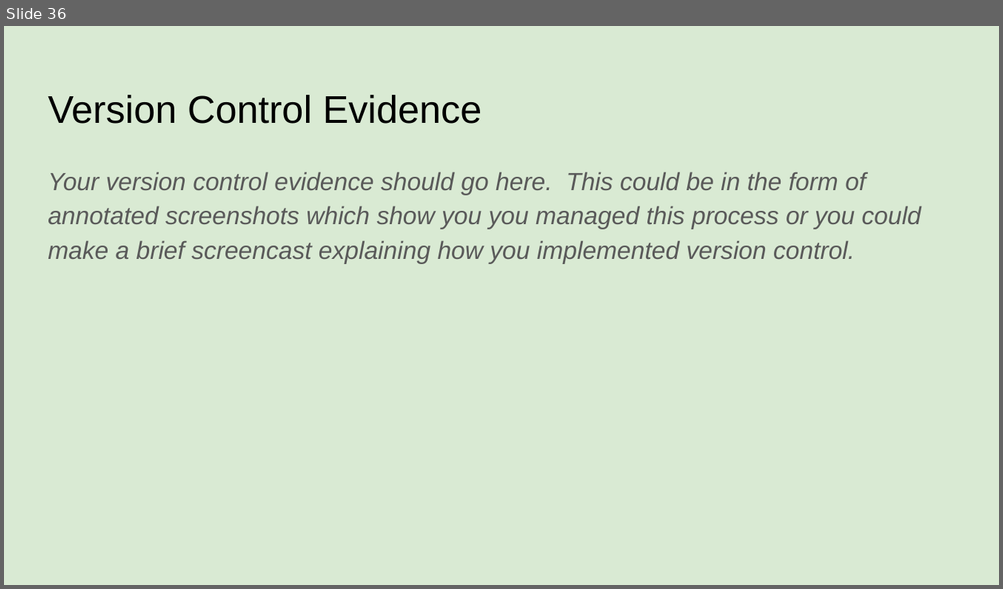
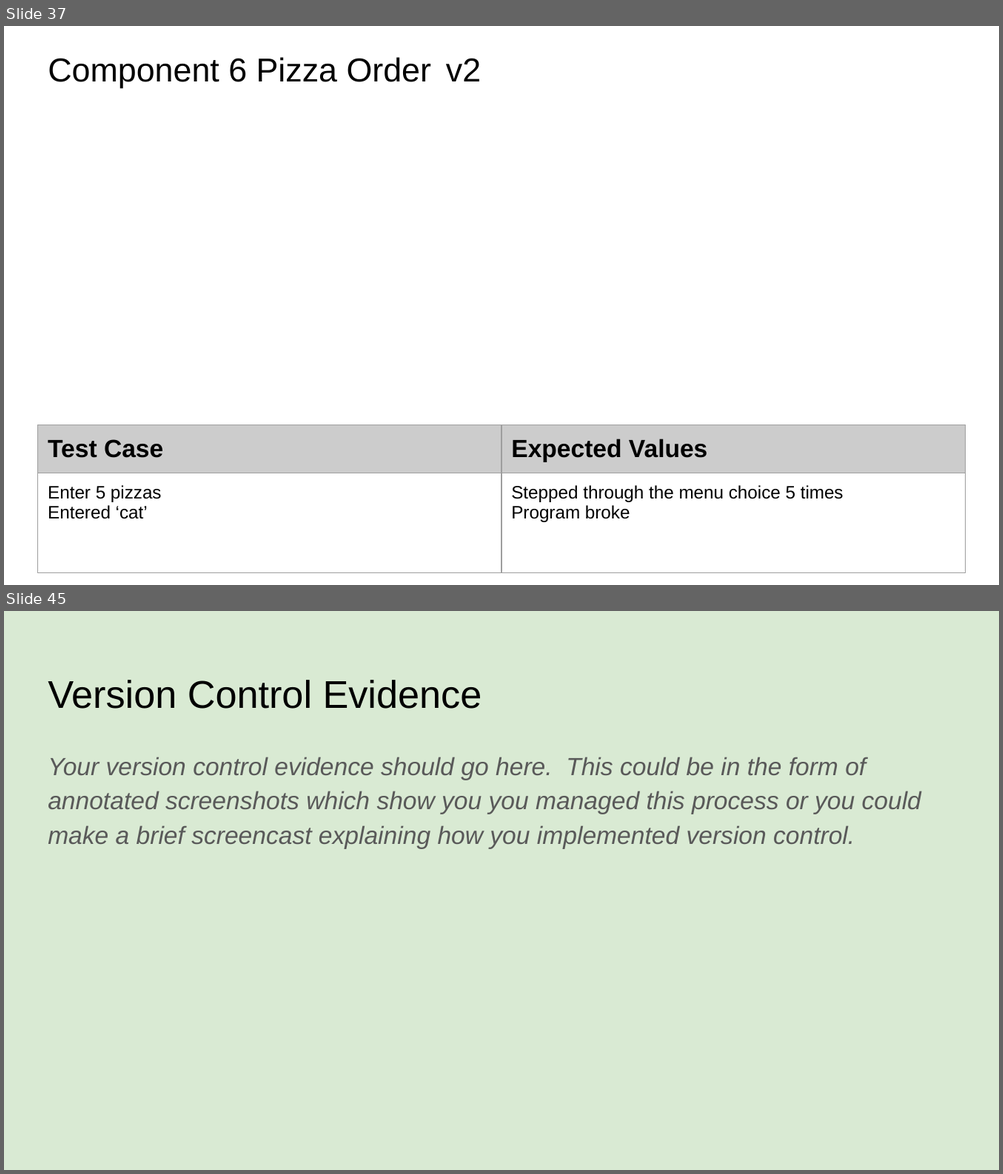
Before and after one commit to danettp/pizza_bot, a slide deck: 022_91893+_+91897+Documentation.pptx. Shown one above the other, each under a label of ours: slide 36 before the commit, slides 37 and 45 after it; the slides between them are not shown. The pictures are 1003x589 and 1003x1174 pixels, drawn with LibreOffice and Linux fonts; fonts in the diff are those of the drawing. Boxes give left, top, right and bottom in pixels: in the first picture for what was removed or moved away, otherwise in the second. Text is boxed around its words. In the diff, an @@ line names an element or a change of style, - is before the commit and + after.

```diff
--- a/022_91893+_+91897+Documentation.pptx
+++ b/022_91893+_+91897+Documentation.pptx
@@ slide 37 added at (x1=4, y1=26, x2=999, y2=585), background #FFFFFF @@
@@ title added at (x1=48, y1=57, x2=481, y2=88), 24 pt, text #000000 @@
+Component 6 Pizza Order v2
@@ table added at (x1=38, y1=426, x2=965, y2=582), 2 rows, 2 columns @@
+Test Case | Expected Values
+Enter 5 pizzas / Entered ‘cat’ | Stepped through the menu choice 5 times / Program broke
@@ what was slide 36 is now slide 45 @@
```
Also in this commit, not shown: 8 other slides added, 3 other files.
